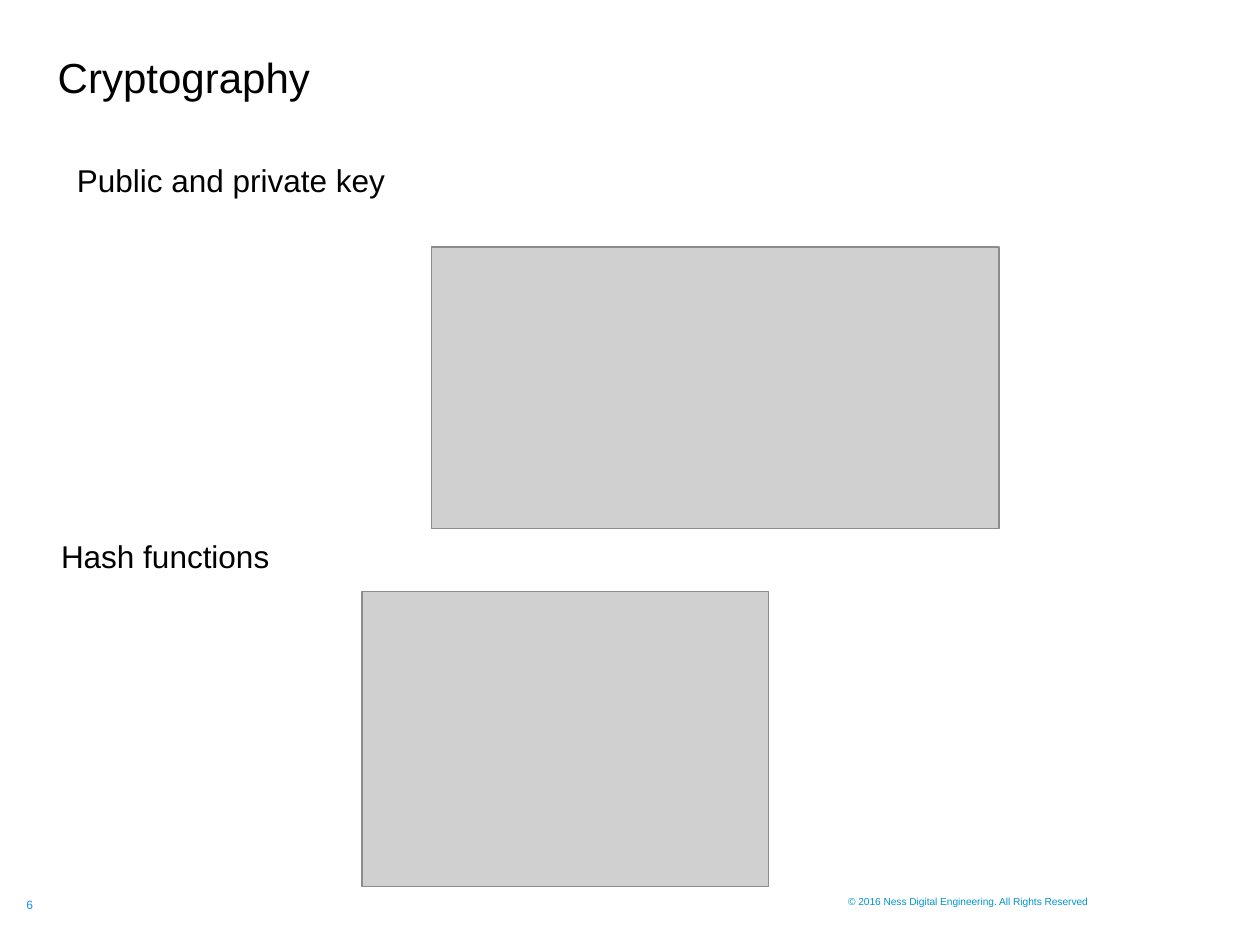
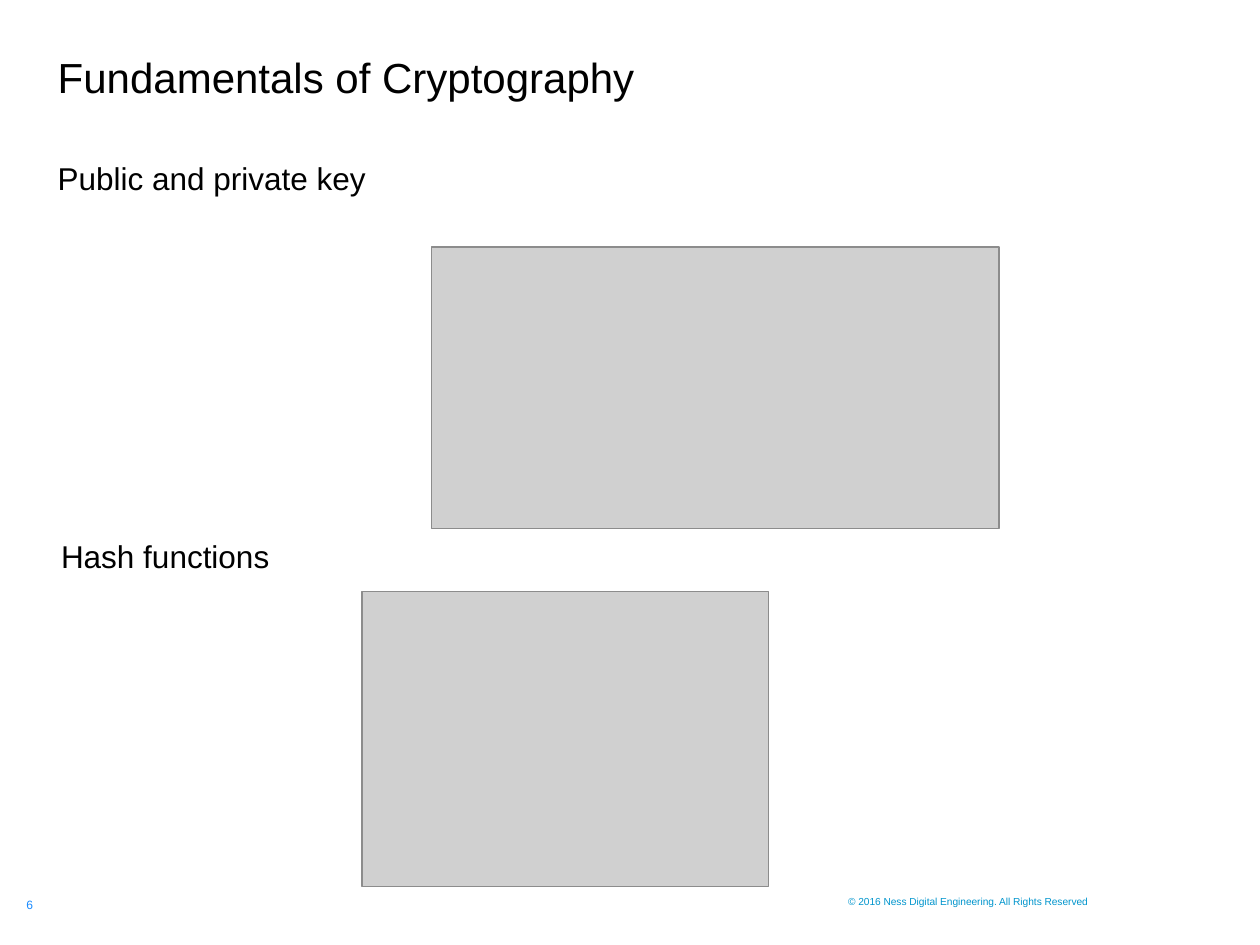
Before and after one commit to sagar-mahapatra-ness/traning, a slide deck: slide 6 of The_Raise_Of_Bitcoin_And_Other_Cryptocurrencies/Ness.pptx. Drawn at 1260x945 pixels with LibreOffice and Linux fonts; fonts in the diff are those of the drawing; grey boxes stand for pictures; background and template pictures are left out. Boxes give left, top, right and bottom in pixels: in the first picture for what was removed or moved away, otherwise in the second. Text is boxed around its words. In the diff, an @@ line names an element or a change of style, - is before the commit and + after.

```diff
--- a/The_Raise_Of_Bitcoin_And_Other_Cryptocurrencies/Ness.pptx
+++ b/The_Raise_Of_Bitcoin_And_Other_Cryptocurrencies/Ness.pptx
@@ title at [58,62,634,102]: text changed @@
-Cryptography
+Fundamentals of Cryptography
@@ text "Public and private key": place and size @@
-text "Public and private key" at [77,169,385,198]
+text "Public and private key" at [58,167,366,196]
```
Also in this commit, not shown: 5 other slides changed, 3 slides added, 2 slides removed.
